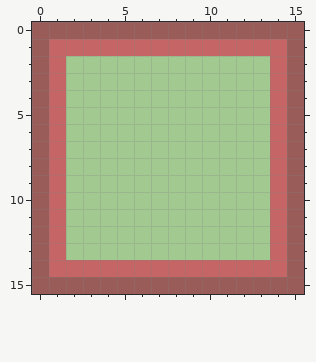
Two versions of one pixel-art sprite, sprites/sHitbox/8775fbe3-0700-410a-88e0-4e88a913a219.png. Above is the file before it was changed.
The file is 16x16 pixels.
And afterwards:
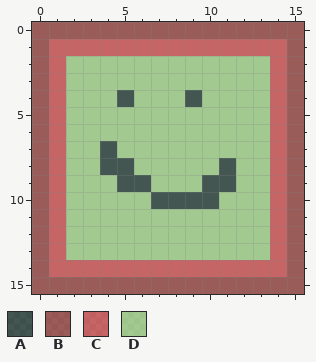
Palette (. is transparent): A #0000008c  B #9e0b0f8c  C #ee1c248c  D #acd4738c
Change:
Changed rows in their new state; - is an unchanged pixel.
first column x 4:
 4 -A---A--
 7 A-------
 8 AA-----A
 9 -AA---AA
10 ---AAAA-
